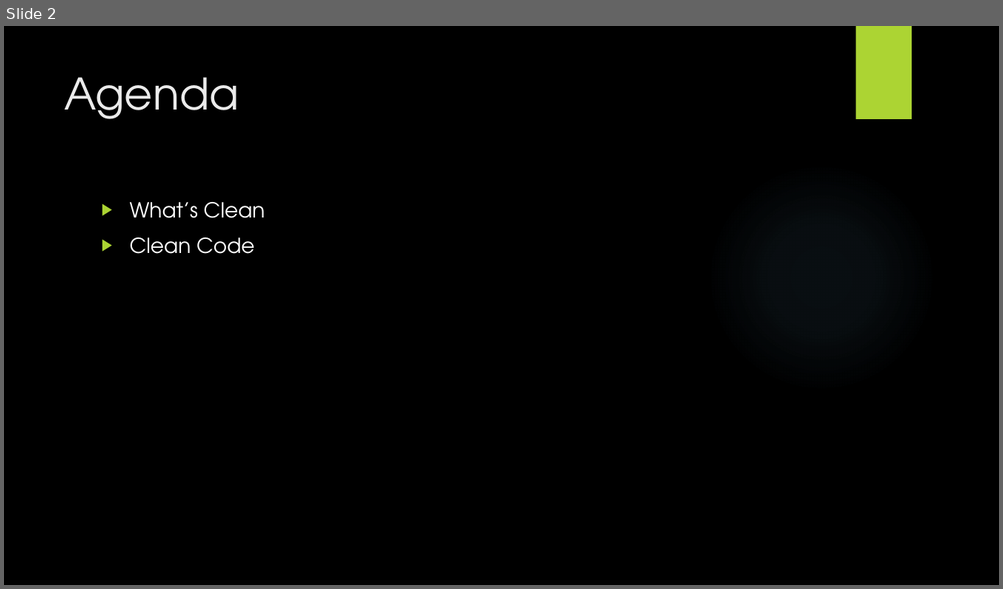
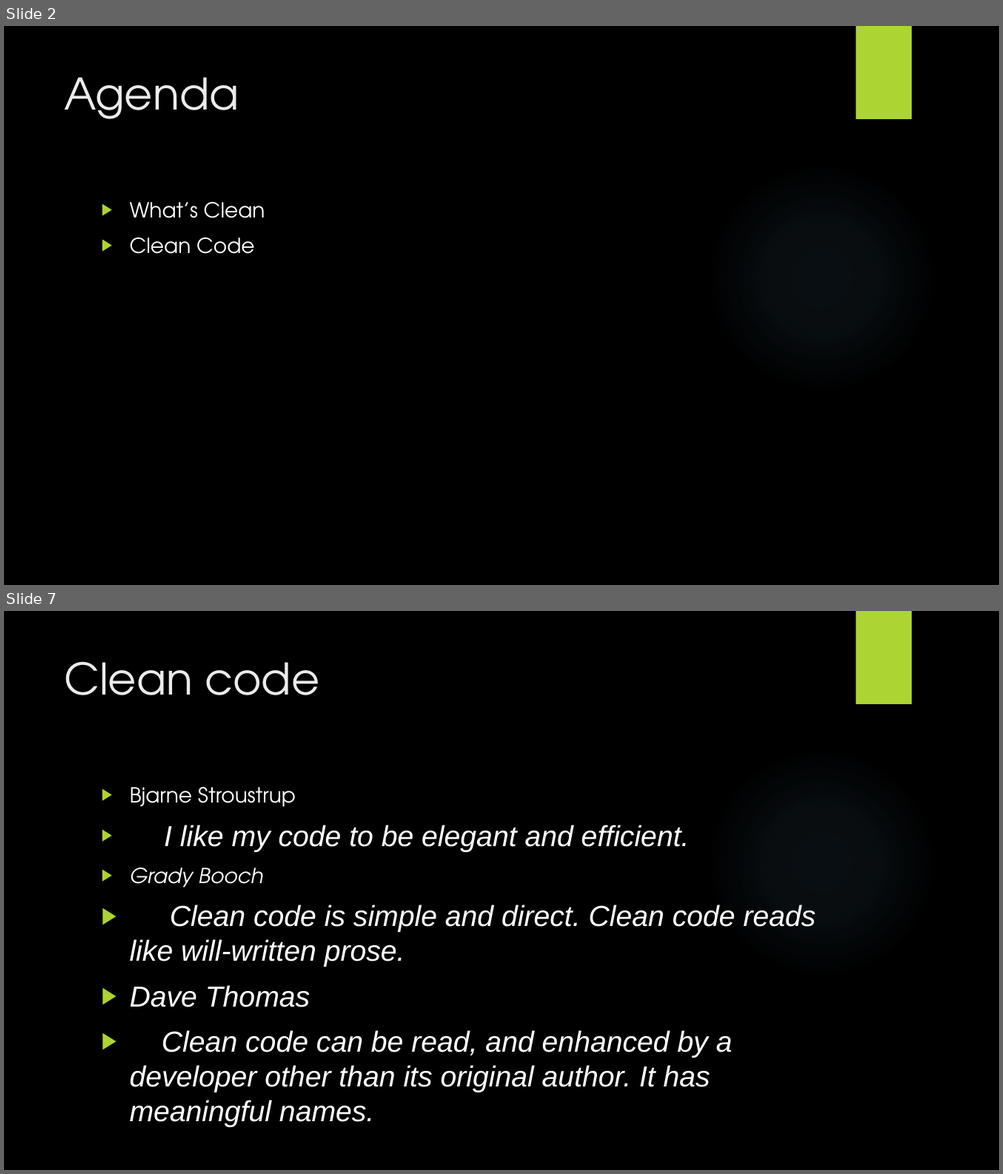
Before and after one commit to wanglifeng/PPT, a slide deck: Clean Code.pptx. Shown one above the other, each under a label of ours: slide 2 before the commit, slides 2 and 7 after it; the slides between them are not shown. The pictures are 1003x589 and 1003x1174 pixels, drawn with LibreOffice and Linux fonts; fonts in the diff are those of the drawing; background and template pictures are left out. Boxes give left, top, right and bottom in pixels: in the first picture for what was removed or moved away, otherwise in the second. Text is boxed around its words. In the diff, an @@ line names an element or a change of style, - is before the commit and + after.

```diff
--- a/Clean Code.pptx
+++ b/Clean Code.pptx
@@ slide 7 added at [4,611,999,1170], background picture (left out); not listed: 2 template elements that a slide beside it also shows @@
@@ title added at [64,661,319,695], 42 pt, text #EBEBEB @@
+Clean code
@@ text added at [130,787,816,1128], 28 pt, text #FFFFFF, italic @@
+▶ Bjarne Stroustrup
+▶ I like my code to be elegant and efficient.
+▶ Grady Booch
+▶ Clean code is simple and direct. Clean code reads like will-written prose.
+▶ Dave Thomas
+▶ Clean code can be read, and enhanced by a developer other than its original author. It has meaningful names.
```
Also in this commit, not shown: 1 slide changed, 11 other slides added, 1 slide removed.
